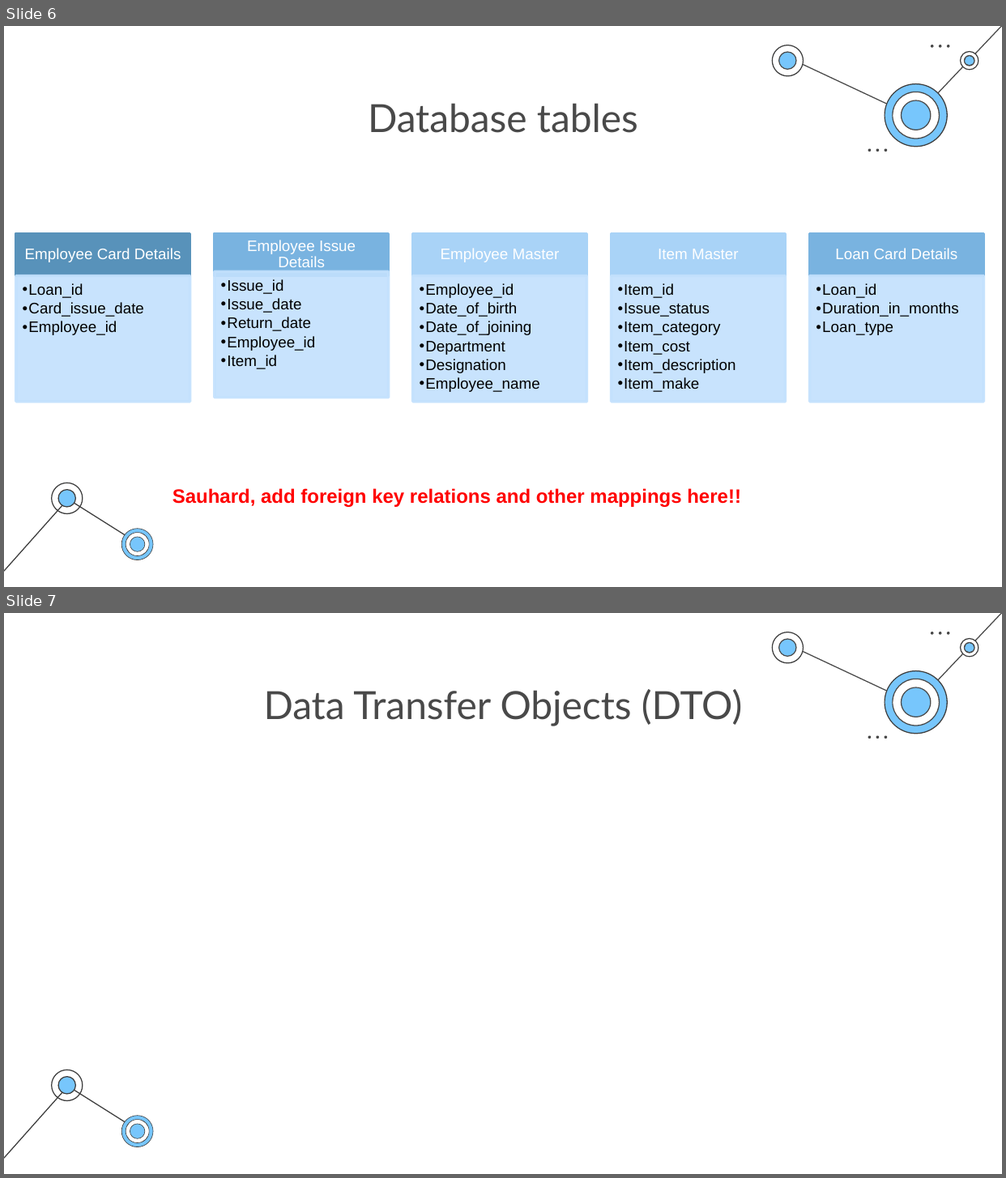
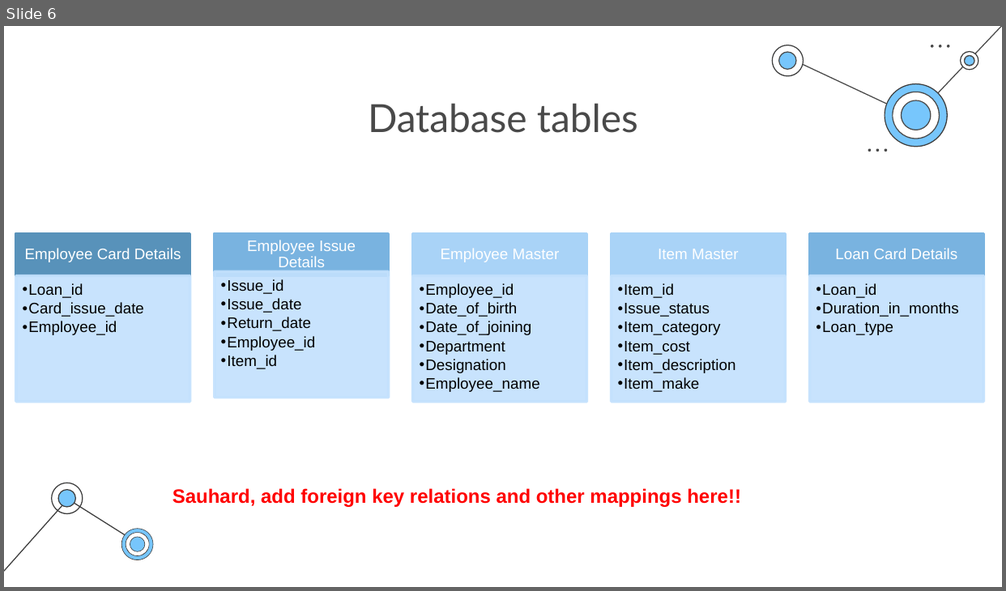
Before and after one commit to kabilan16/LoanManagement, a slide deck: Technology Consulting by Slidesgo.pptx. Shown one above the other, each under a label of ours: slides 6 and 7 before the commit, slide 6 after it. The pictures are 1006x1178 and 1006x591 pixels, drawn with LibreOffice and Linux fonts; fonts in the diff are those of the drawing. Boxes give left, top, right and bottom in pixels: in the first picture for what was removed or moved away, otherwise in the second. Text is boxed around its words. In the diff, an @@ line names an element or a change of style, - is before the commit and + after.

```diff
--- a/Technology Consulting by Slidesgo.pptx
+++ b/Technology Consulting by Slidesgo.pptx
@@ slide 7 removed at [4,613,1002,1174], background #FFFFFF; not listed: 33 template elements that a slide beside it also shows @@
@@ title removed at [264,689,742,726] @@
-Data Transfer Objects (DTO)
```
Also in this commit, not shown: 4 slides changed, 2 slides added, 1 other slide removed.
